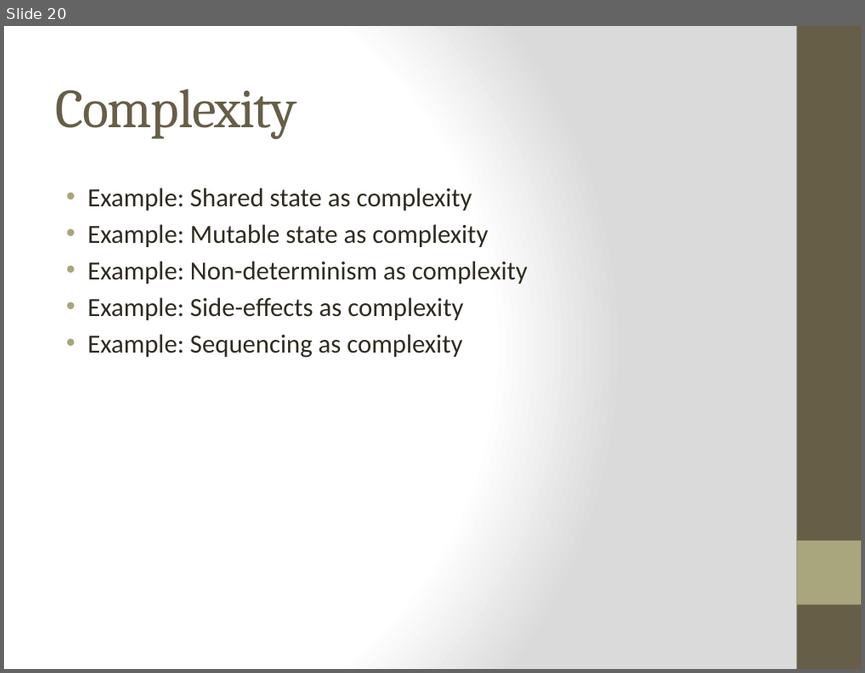
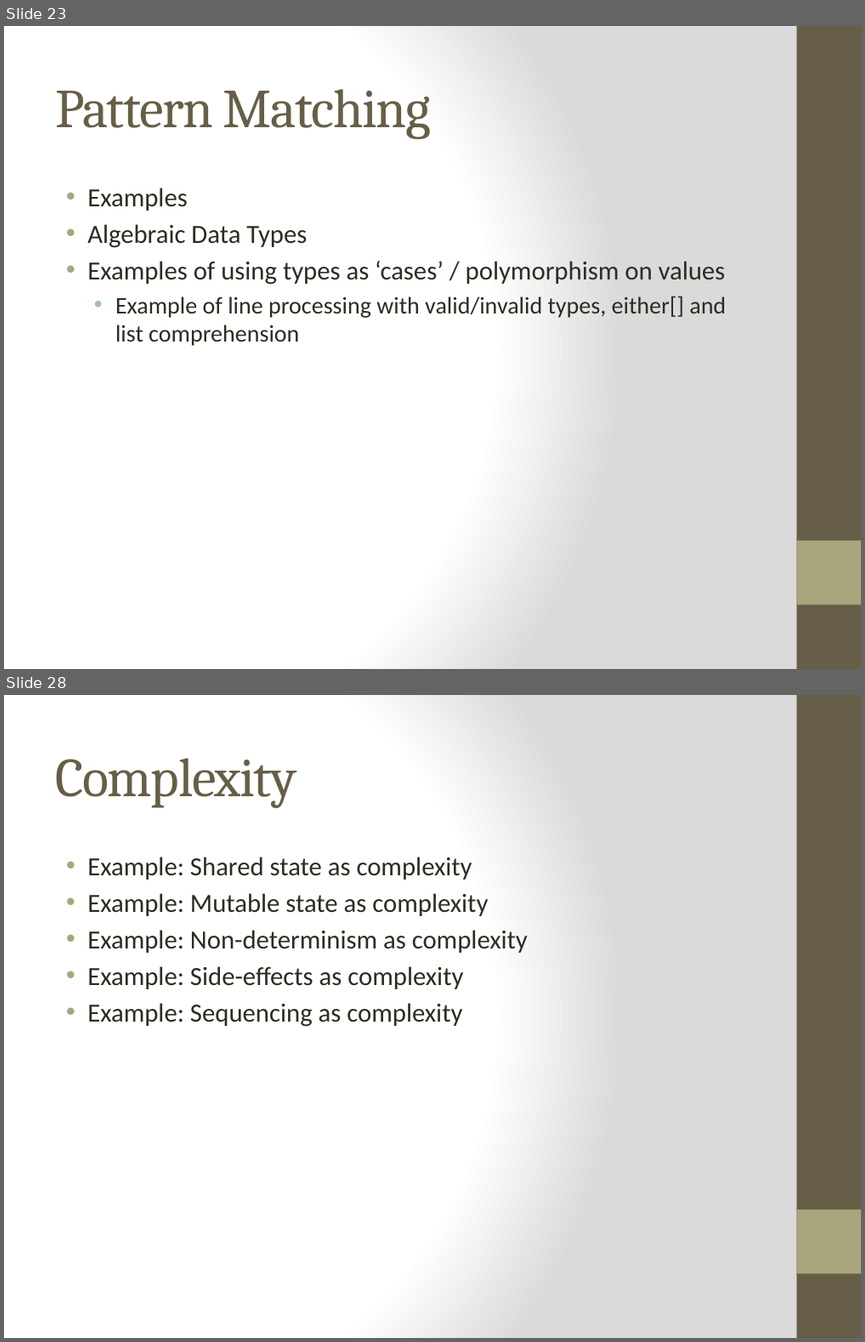
Before and after one commit to bjhartin/FoundationsOfFunctionalProgramming, a slide deck: FoundationsOfFunctionalProgramming.pptx. Shown one above the other, each under a label of ours: slide 20 before the commit, slides 23 and 28 after it; the slides between them are not shown. The pictures are 865x673 and 865x1342 pixels, drawn with LibreOffice and Linux fonts; fonts in the diff are those of the drawing. Boxes give left, top, right and bottom in pixels: in the first picture for what was removed or moved away, otherwise in the second. Text is boxed around its words. In the diff, an @@ line names an element or a change of style, - is before the commit and + after.

```diff
--- a/FoundationsOfFunctionalProgramming.pptx
+++ b/FoundationsOfFunctionalProgramming.pptx
@@ slide 23 added at (x1=4, y1=26, x2=861, y2=669), background gradient #FFFFFF to #DADADA; not listed: 2 template elements that a slide beside it also shows @@
@@ title added at (x1=55, y1=89, x2=431, y2=139), 46 pt, text #675E47 @@
+Pattern Matching
@@ text added at (x1=87, y1=188, x2=726, y2=346), 22 pt, text #2F2B20 @@
+• Examples
+• Algebraic Data Types
+• Examples of using types as ‘cases’ / polymorphism on values
+  • Example of line processing with valid/invalid types, either[] and list comprehension
@@ what was slide 20 is now slide 28 @@
```
Also in this commit, not shown: 10 slides changed, 7 other slides added, 1 other file.
